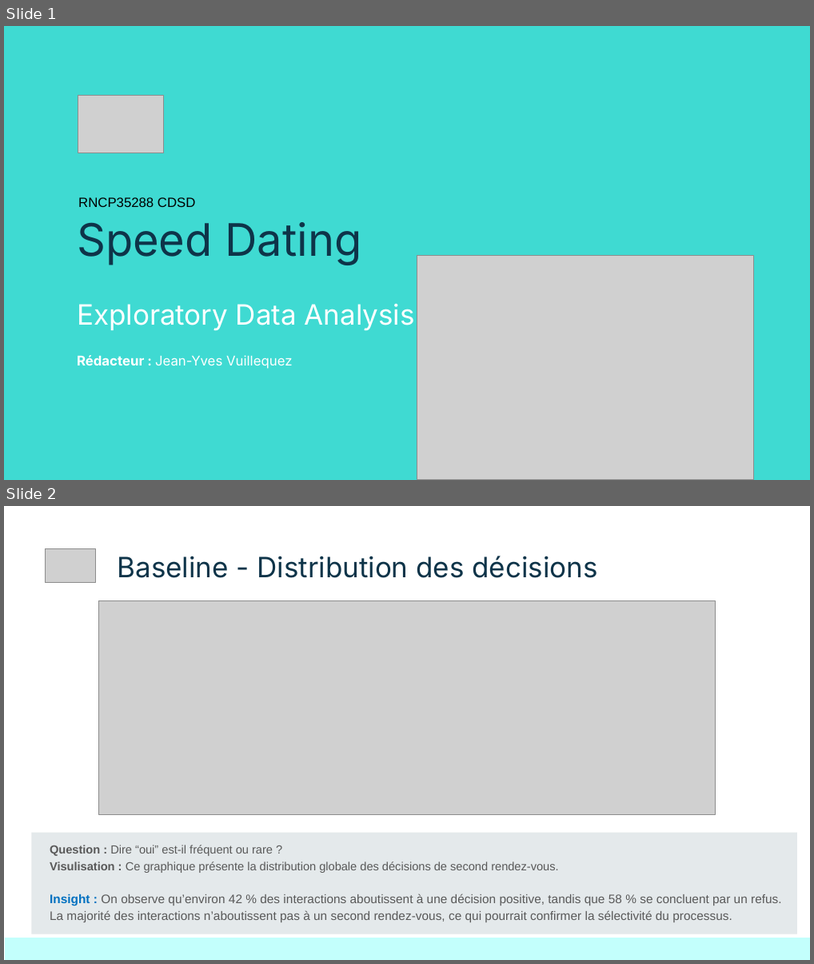
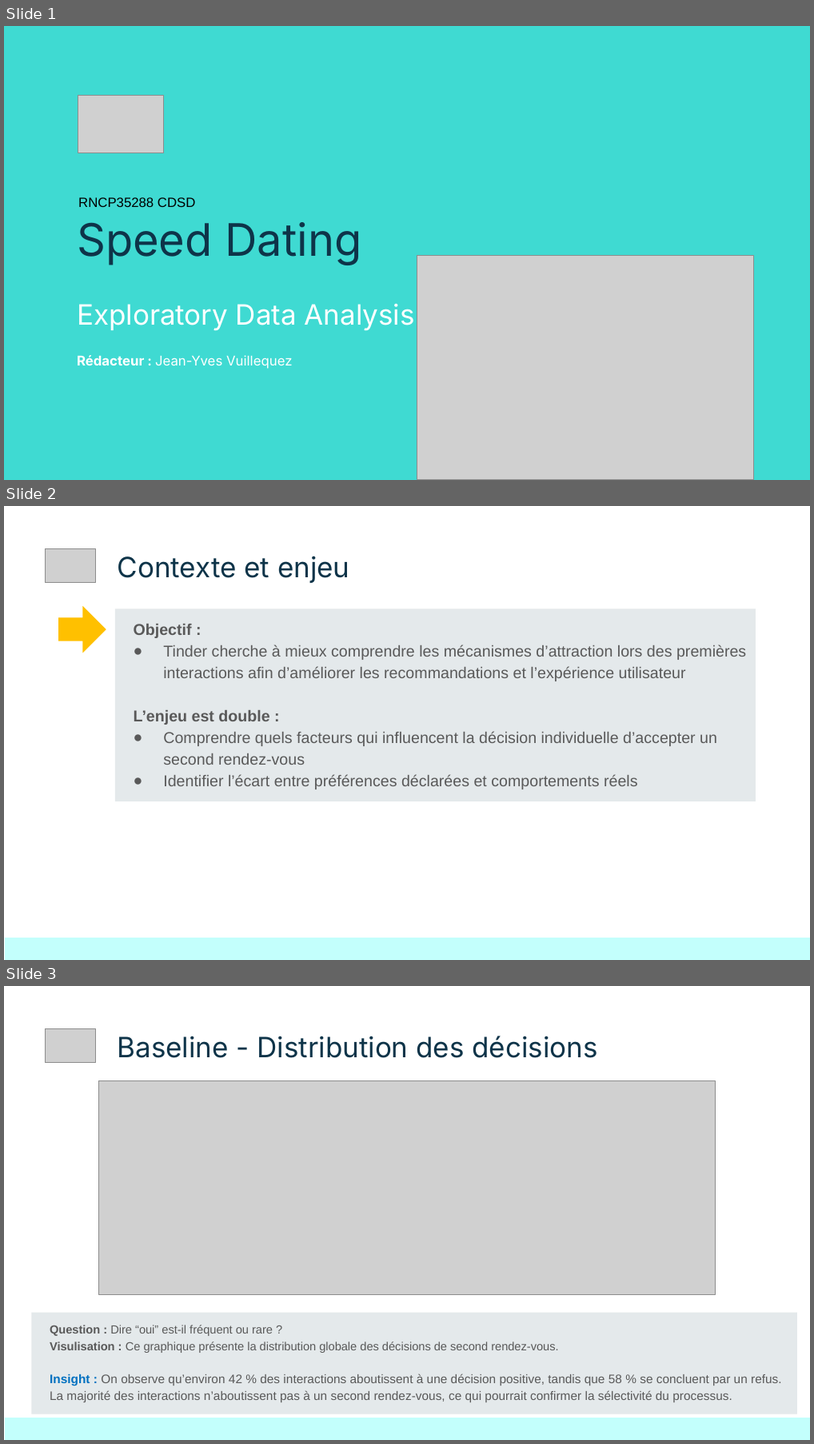
Before and after one commit to jyvuillequez/Bloc_02_Projet_Tinder, a slide deck: présentation/Bloc_02_Projet_Tinder.pptx. Shown one above the other, each under a label of ours: slides 1 and 2 before the commit, slides 1, 2 and 3 after it. The pictures are 814x964 and 814x1444 pixels, drawn with LibreOffice and Linux fonts; fonts in the diff are those of the drawing; grey boxes stand for pictures. Boxes give left, top, right and bottom in pixels: in the first picture for what was removed or moved away, otherwise in the second. Text is boxed around its words. In the diff, an @@ line names an element or a change of style, - is before the commit and + after.

Commit message:
MAJ présentation

```diff
--- a/présentation/Bloc_02_Projet_Tinder.pptx
+++ b/présentation/Bloc_02_Projet_Tinder.pptx
@@ slide 2 added at (4,506,810,960), background #FFFFFF @@
@@ picture added at (45,548,96,583) @@
@@ title added at (118,556,350,583), 25 pt, text #0E3449 @@
+Contexte et enjeu
@@ right arrow added at (59,606,106,652), fill #FFC000 @@
@@ rectangle added at (115,608,756,801), fill #E4E9EB @@
@@ text added at (134,624,746,789), 14 pt, text #595959 @@
+Objectif :
+● Tinder cherche à mieux comprendre les mécanismes d’attraction lors des premières interactions afin d’améliorer les recommandations et l’expérience utilisateur
+L’enjeu est double :
+● Comprendre quels facteurs qui influencent la décision individuelle d’accepter un second rendez-vous
+● Identifier l’écart entre préférences déclarées et comportements réels
@@ rectangle added at (5,937,810,959), fill #C3FFFC @@
@@ what was slide 2 is now slide 3 @@
```
Also in this commit, not shown: 2 other files.
